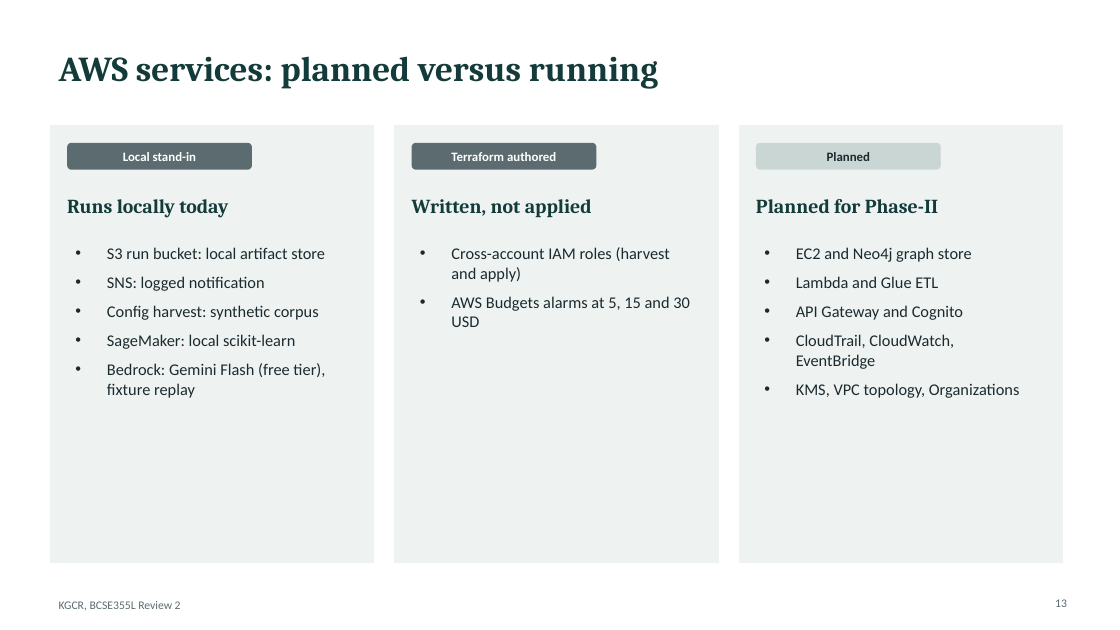
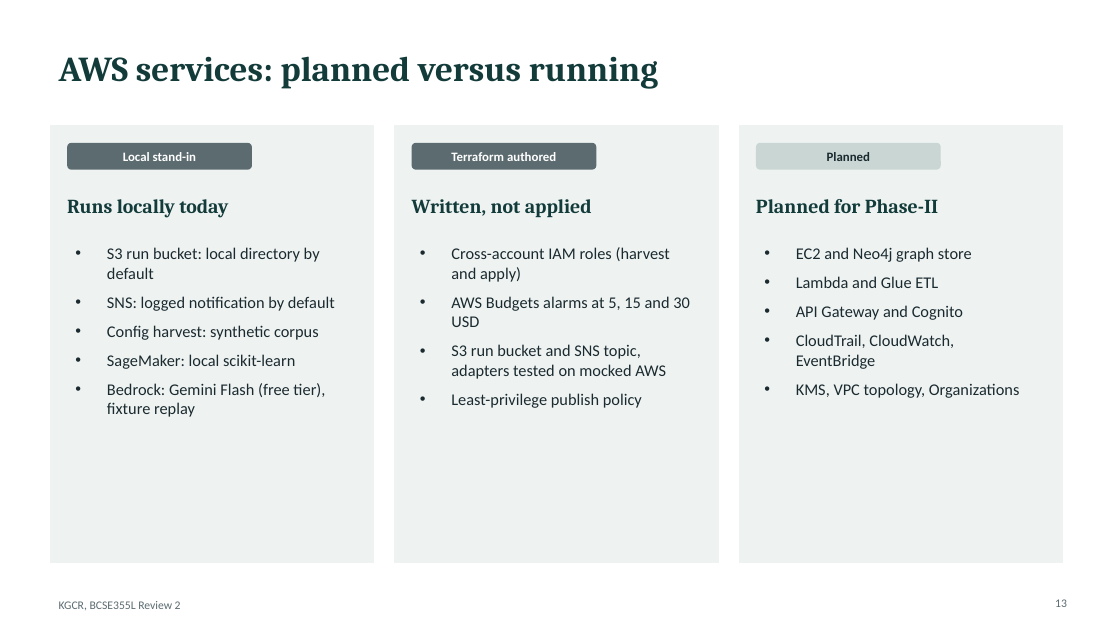
Before and after one commit to uditdaftary/KGCR_Cloud_Project_2026, a slide deck: slide 13 of presentation/KGCR_Review2.pptx. Drawn at 1120x630 pixels with LibreOffice and Linux fonts; fonts in the diff are those of the drawing. Boxes give left, top, right and bottom in pixels: in the first picture for what was removed or moved away, otherwise in the second. Text is boxed around its words. In the diff, an @@ line names an element or a change of style, - is before the commit and + after.

Commit message:
docs: reflect the AWS adapters and Terraform in report, README and deck

```diff
--- a/presentation/KGCR_Review2.pptx
+++ b/presentation/KGCR_Review2.pptx
@@ text at (x1=107, y1=247, x2=335, y2=311): text changed @@
-• S3 run bucket: local artifact store
-• SNS: logged notification
+• S3 run bucket: local directory by default
+• SNS: logged notification by default
@@ text at (x1=451, y1=344, x2=666, y2=408): paragraphs added @@
+• S3 run bucket and SNS topic, adapters tested on mocked AWS
+• Least-privilege publish policy
```
Also in this commit, not shown: 3 other slides changed, 3 other files.
